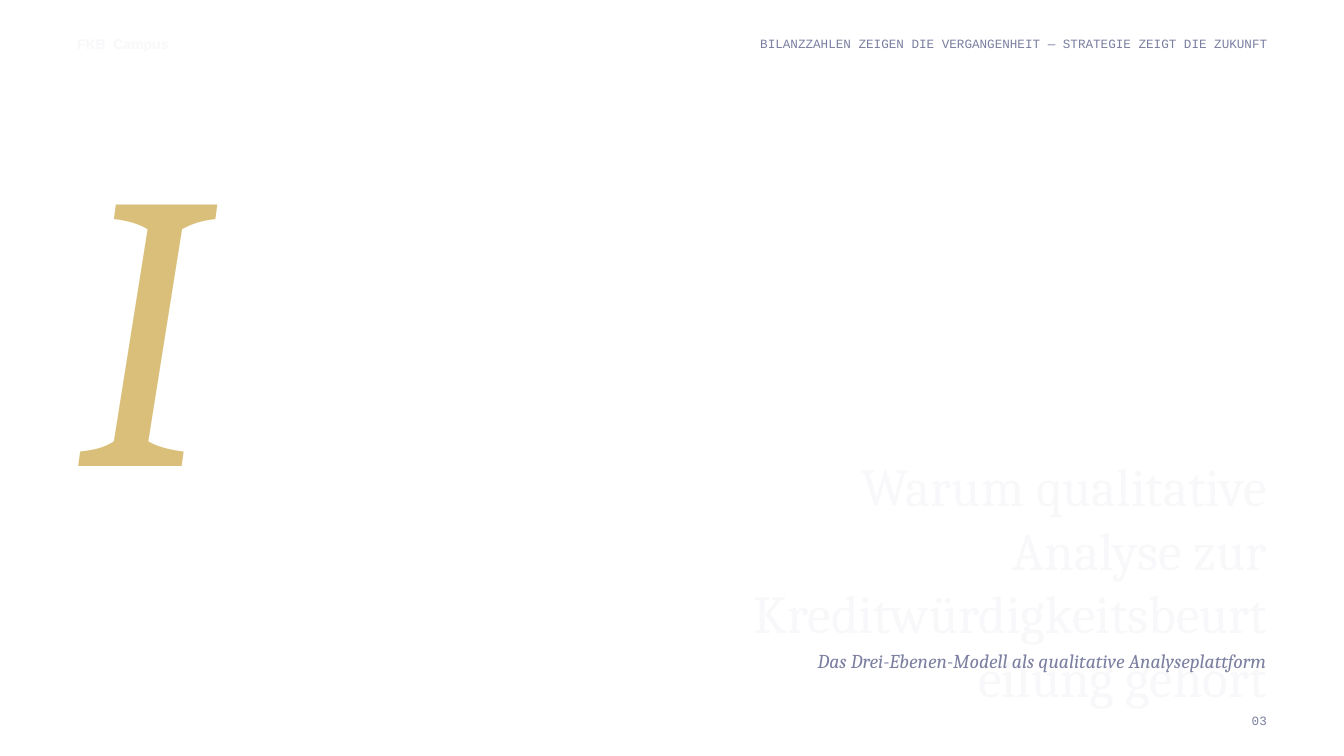
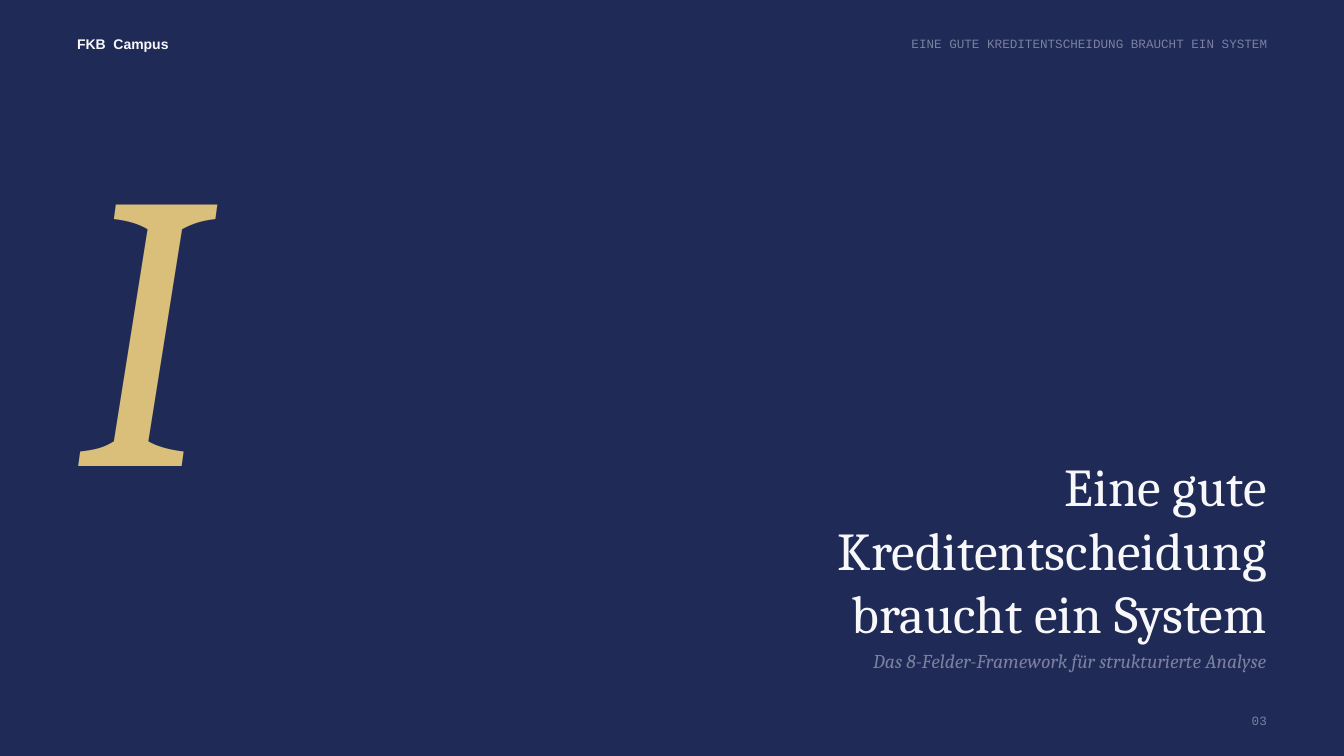
Before and after one commit to ck5rqc47pr-byte/firmenkundenakademie-online, a slide deck: slide 3 of public/downloads/praesentation/M22.pptx. Drawn at 1344x756 pixels with LibreOffice and Linux fonts; fonts in the diff are those of the drawing. Boxes give left, top, right and bottom in pixels: in the first picture for what was removed or moved away, otherwise in the second. Text is boxed around its words. In the diff, an @@ line names an element or a change of style, - is before the commit and + after.

```diff
--- a/public/downloads/praesentation/M22.pptx
+++ b/public/downloads/praesentation/M22.pptx
@@ background #FFFFFF to #1F2B56 @@
@@ text added at box(77, 39, 168, 52), 10 pt, text #F8F8FA, bold @@
+FKB Campus
@@ text at box(911, 40, 1267, 48): text changed @@
-BILANZZAHLEN ZEIGEN DIE VERGANGENHEIT — STRATEGIE ZEIGT DIE ZUKUNFT
+EINE GUTE KREDITENTSCHEIDUNG BRAUCHT EIN SYSTEM
@@ text at box(838, 470, 1267, 645): text changed @@
-Warum qualitative Analyse zur Kreditwürdigkeitsbeurteilung gehört
+Eine gute Kreditentscheidung braucht ein System
@@ text at box(873, 654, 1266, 672): text changed @@
-Das Drei-Ebenen-Modell als qualitative Analyseplattform
+Das 8-Felder-Framework für strukturierte Analyse
```
Also in this commit, not shown: 8 other slides changed, 3 slides added, 3 slides removed.
